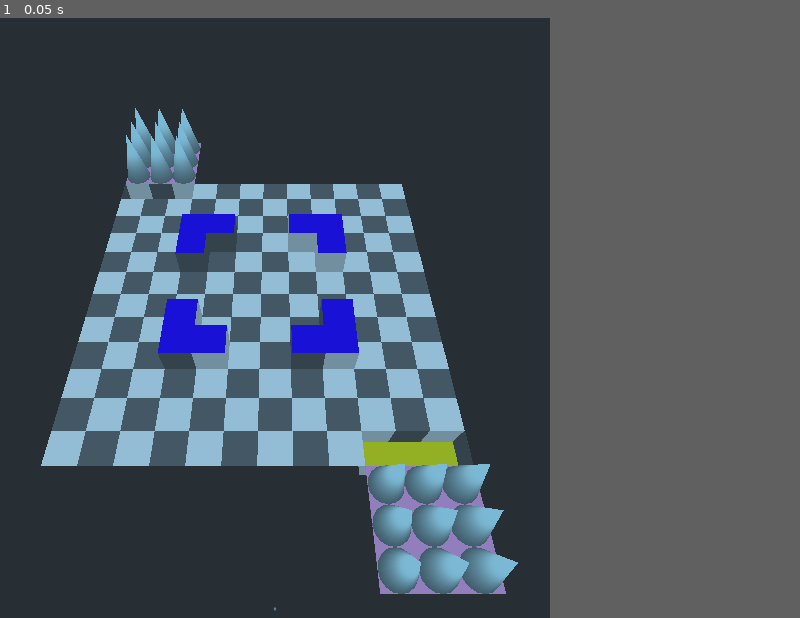
Above: before the commit, frame 1.
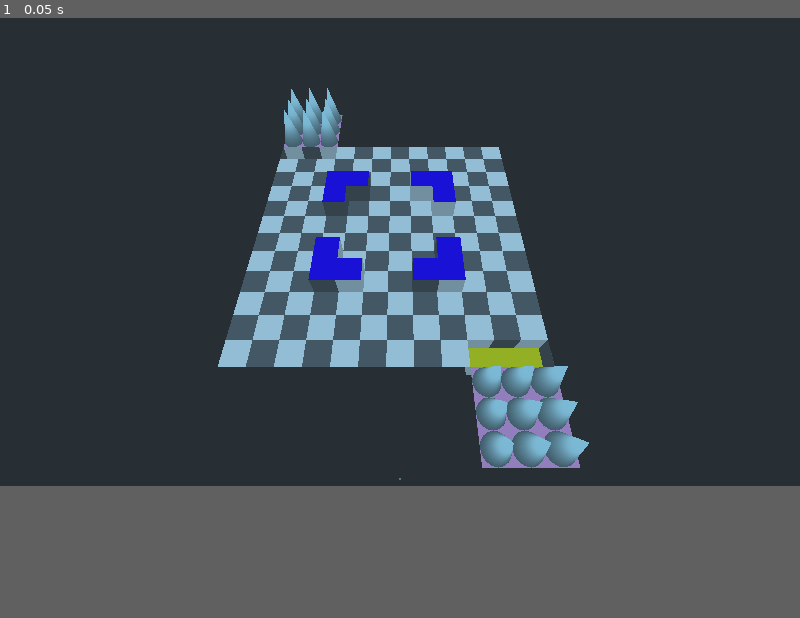
Above: after the commit, the same moment.

Repository: MrJustreborn/BattleMess
Game: Godot game, scene res://test/testlvl.tscn
Two runs of this game, one before a commit and one after it. Both use one fixed random seed, a clock stepped at 60 frames per second and the inputs below. The engine's default icon, where the game draws it, is replaced by a stand-in: a white triangle on a blue panel in a dark square.
Inputs:
- Up to frame 1 (0.05 s): no input
The window is 550x600 before the commit and 800x468 after it. Grey fills any space a smaller window leaves; there, only what the larger window draws over its background counts as a difference.

The runs differ from the first frame. In frame 1, 30% of the frame differs, in the area x 5-74%, y 11-99%.

Commit message:
Added start screen

Diff:
--- a/godot/project.godot
+++ b/godot/project.godot
@@ -30,10 +30,6 @@
 controller="*res://singelton/controller_v2.gd"
 piece_loader="*res://singelton/piece_loader.gd"
 
-[display]
-
-window/size/width=550
-
 [rendering]
 
 vram_compression/import_etc=true
--- a/godot/test/testlvl.tscn
+++ b/godot/test/testlvl.tscn
@@ -3,7 +3,7 @@
 [ext_resource path="res://test/testlvl.escn" type="PackedScene" id=1]
 [ext_resource path="res://test/grid_import_test.gd" type="Script" id=2]
 
-[node name="Scene Root" index="0" instance=ExtResource( 1 )]
+[node name="Scene Root" instance=ExtResource( 1 )]
 script = ExtResource( 2 )
 grid_node = NodePath("grid")
 
--- /dev/null
+++ b/godot/ui/main_menu.tscn
@@ -0,0 +1,112 @@
+[gd_scene format=2]
+
+[node name="Main_Menu" type="Control"]
+anchor_right = 1.0
+anchor_bottom = 1.0
+margin_left = 10.0
+margin_top = 10.0
+margin_right = -10.0
+margin_bottom = -10.0
+size_flags_horizontal = 3
+size_flags_vertical = 3
+
+[node name="VBoxContainer" type="VBoxContainer" parent="."]
+anchor_right = 1.0
+anchor_bottom = 1.0
+size_flags_horizontal = 3
+size_flags_vertical = 3
+
+[node name="MarginContainer" type="MarginContainer" parent="VBoxContainer"]
+margin_right = 1004.0
+margin_bottom = 261.0
+size_flags_horizontal = 3
+size_flags_vertical = 3
+
+[node name="HBoxContainer2" type="HBoxContainer" parent="VBoxContainer"]
+margin_top = 265.0
+margin_right = 1004.0
+margin_bottom = 290.0
+
+[node name="MarginContainer3" type="MarginContainer" parent="VBoxContainer/HBoxContainer2"]
+margin_right = 280.0
+margin_bottom = 25.0
+size_flags_horizontal = 3
+size_flags_vertical = 3
+
+[node name="Label" type="Label" parent="VBoxContainer/HBoxContainer2"]
+margin_left = 284.0
+margin_top = 5.0
+margin_right = 366.0
+margin_bottom = 19.0
+text = "IP-Addresse:"
+
+[node name="ip" type="LineEdit" parent="VBoxContainer/HBoxContainer2"]
+margin_left = 370.0
+margin_right = 650.0
+margin_bottom = 25.0
+rect_min_size = Vector2( 0, 25 )
+size_flags_horizontal = 3
+text = "localhost"
+max_length = 15
+
+[node name="Label2" type="Label" parent="VBoxContainer/HBoxContainer2"]
+margin_left = 654.0
+margin_top = 5.0
+margin_right = 658.0
+margin_bottom = 19.0
+text = ":"
+
+[node name="port" type="LineEdit" parent="VBoxContainer/HBoxContainer2"]
+margin_left = 662.0
+margin_right = 720.0
+margin_bottom = 25.0
+rect_min_size = Vector2( 50, 25 )
+text = "6705"
+max_length = 5
+
+[node name="MarginContainer4" type="MarginContainer" parent="VBoxContainer/HBoxContainer2"]
+margin_left = 724.0
+margin_right = 1004.0
+margin_bottom = 25.0
+size_flags_horizontal = 3
+size_flags_vertical = 3
+
+[node name="HBoxContainer" type="HBoxContainer" parent="VBoxContainer"]
+margin_top = 294.0
+margin_right = 1004.0
+margin_bottom = 314.0
+size_flags_horizontal = 3
+
+[node name="MarginContainer5" type="MarginContainer" parent="VBoxContainer/HBoxContainer"]
+margin_right = 248.0
+margin_bottom = 20.0
+size_flags_horizontal = 3
+size_flags_vertical = 3
+
+[node name="Host" type="Button" parent="VBoxContainer/HBoxContainer"]
+margin_left = 252.0
+margin_right = 500.0
+margin_bottom = 20.0
+size_flags_horizontal = 3
+text = "Host"
+
+[node name="Join" type="Button" parent="VBoxContainer/HBoxContainer"]
+margin_left = 504.0
+margin_right = 752.0
+margin_bottom = 20.0
+size_flags_horizontal = 3
+text = "Join"
+
+[node name="MarginContainer6" type="MarginContainer" parent="VBoxContainer/HBoxContainer"]
+margin_left = 756.0
+margin_right = 1004.0
+margin_bottom = 20.0
+size_flags_horizontal = 3
+size_flags_vertical = 3
+
+[node name="MarginContainer2" type="MarginContainer" parent="VBoxContainer"]
+margin_top = 318.0
+margin_right = 1004.0
+margin_bottom = 580.0
+size_flags_horizontal = 3
+size_flags_vertical = 3
